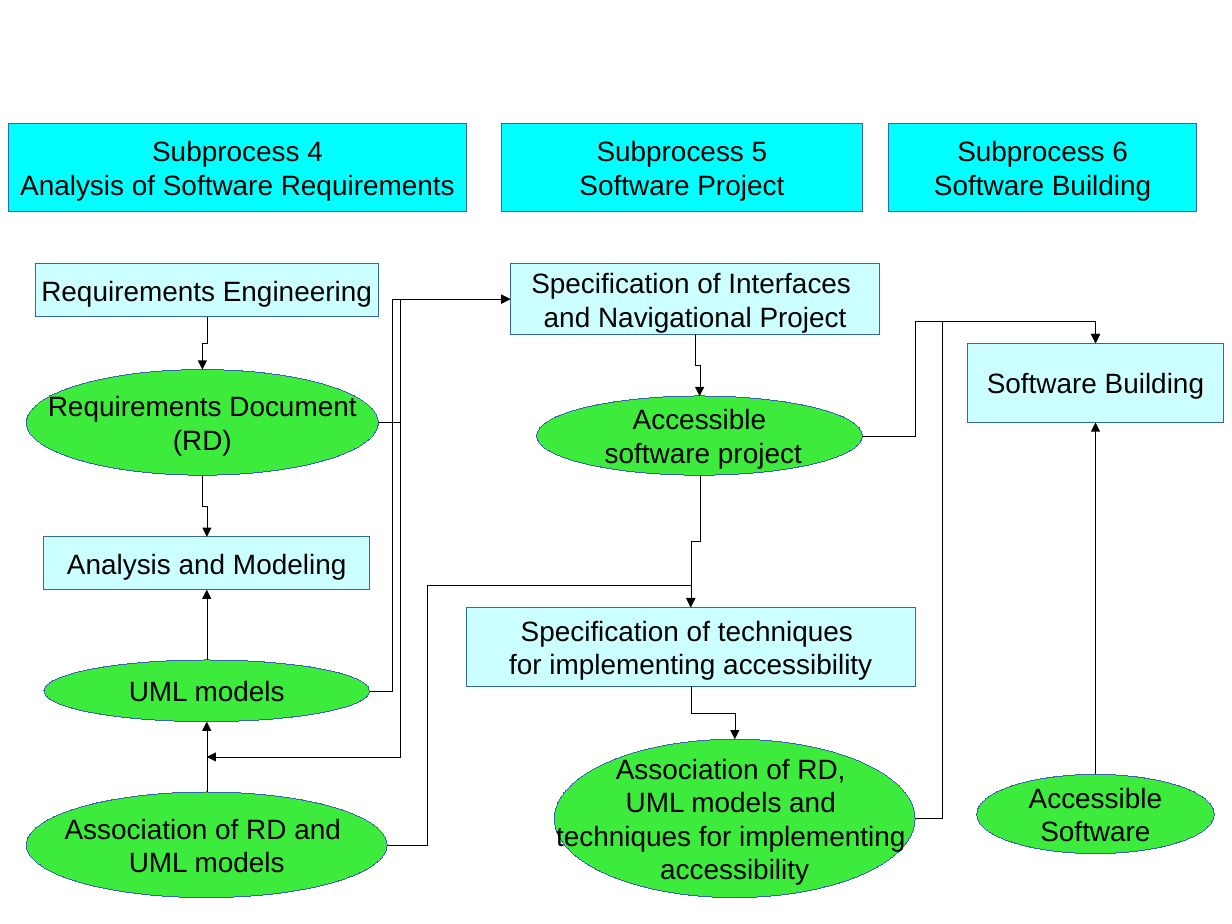
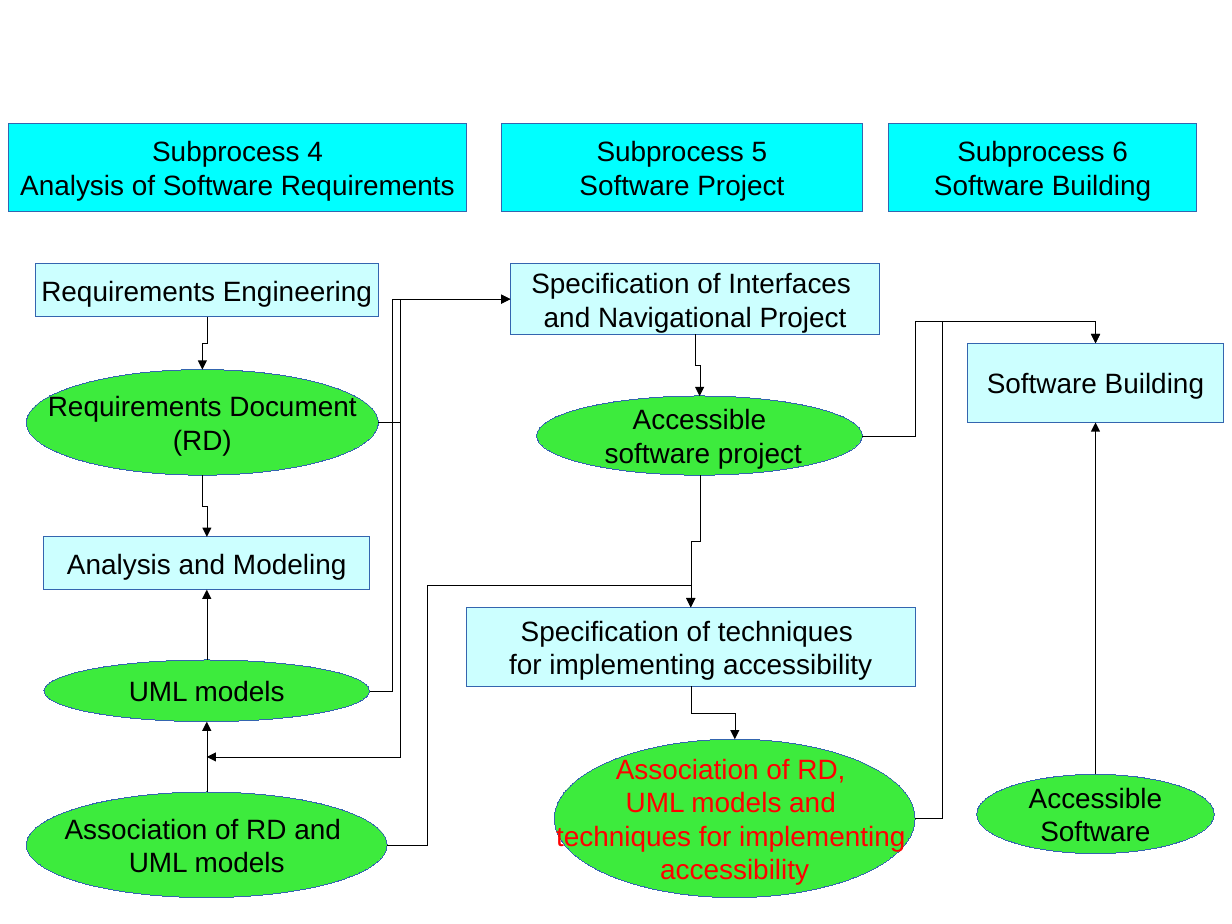
Before and after one commit to rodrigogbranco/iccsa-2014-paper, a slide deck: slide 1 of figuramagica_english.odp. Drawn at 1232x924 pixels with LibreOffice and Linux fonts; fonts in the diff are those of the drawing. Boxes give left, top, right and bottom in pixels: in the first picture for what was removed or moved away, otherwise in the second. Text is boxed around its words. In the diff, an @@ line names an element or a change of style, - is before the commit and + after.

```diff
--- a/figuramagica_english.odp
+++ b/figuramagica_english.odp
@@ ellipse "Association of RD," at [555, 739, 916, 898]: text colour #000000 to #FF0000 @@
```
Also in this commit, not shown: 2 other files.
